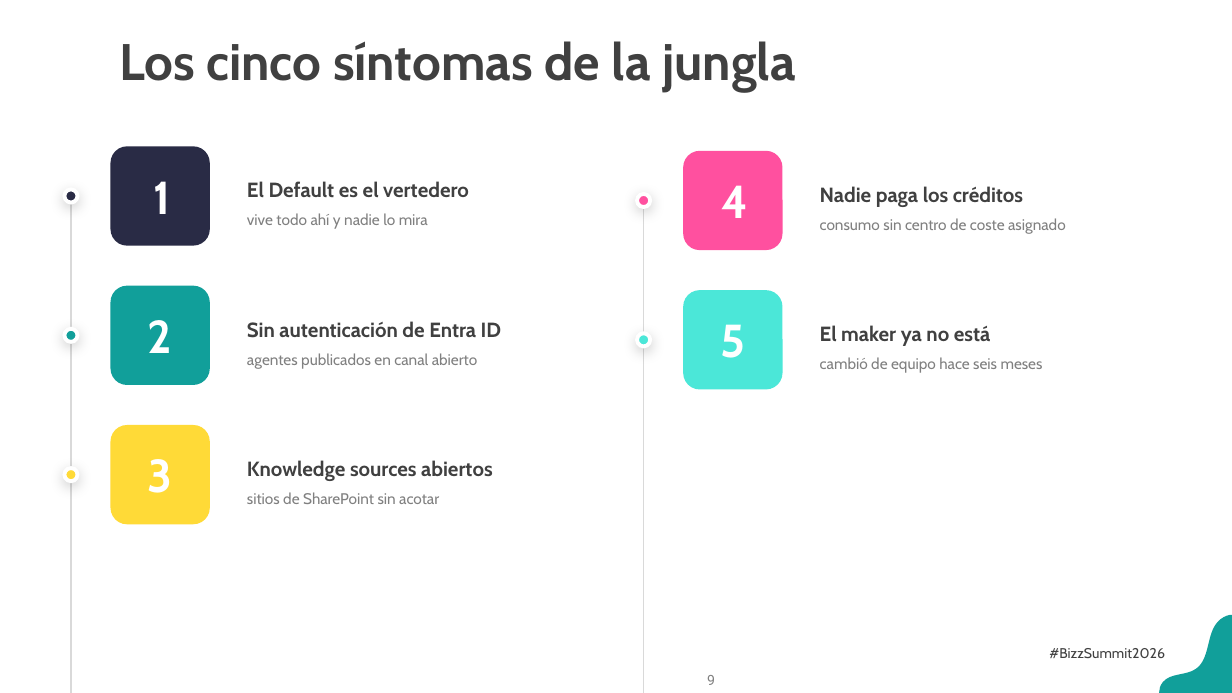
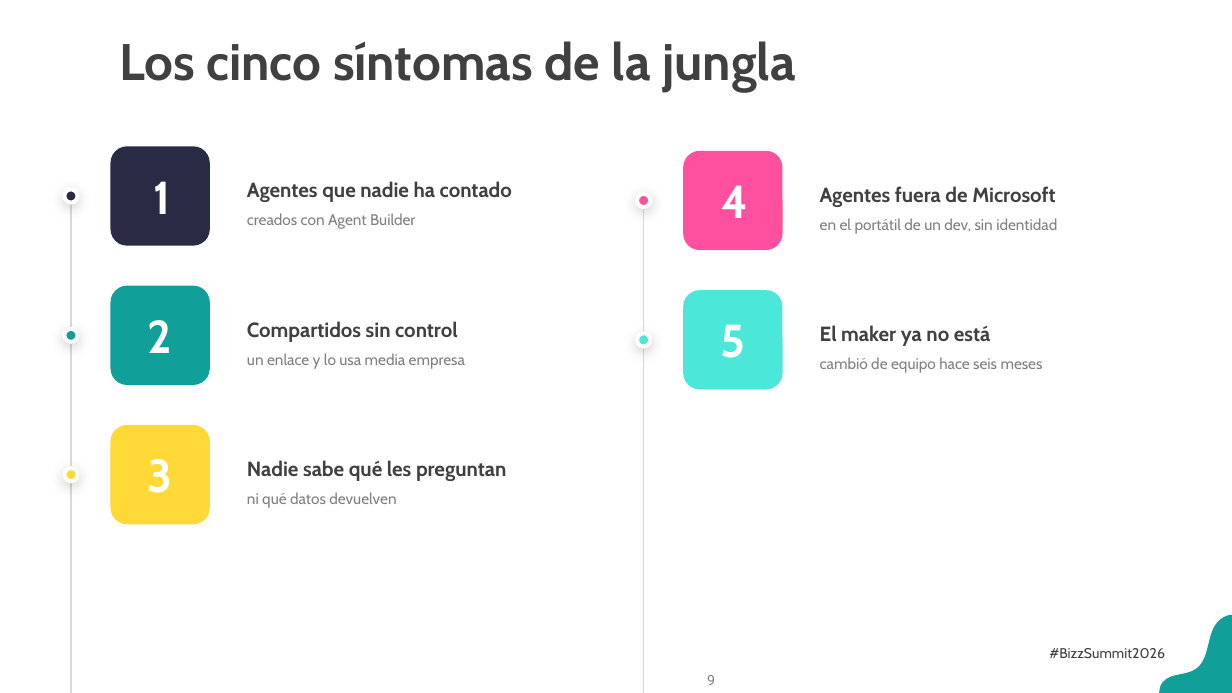
Before and after one commit to antoniosql/materiales-sesiones, a slide deck: slide 9 of BizzSummit/2026/01_trabajo/BizzSummit2026_De_la_jungla_al_control_plane.pptx. Drawn at 1232x693 pixels with LibreOffice and Linux fonts; fonts in the diff are those of the drawing; background and template pictures are left out. Boxes give left, top, right and bottom in pixels: in the first picture for what was removed or moved away, otherwise in the second. Text is boxed around its words. In the diff, an @@ line names an element or a change of style, - is before the commit and + after.

```diff
--- a/BizzSummit/2026/01_trabajo/BizzSummit2026_De_la_jungla_al_control_plane.pptx
+++ b/BizzSummit/2026/01_trabajo/BizzSummit2026_De_la_jungla_al_control_plane.pptx
@@ text at bbox=[247, 181, 512, 202]: text changed @@
-El Default es el vertedero
+Agentes que nadie ha contado
@@ text at bbox=[820, 186, 1055, 207]: text changed @@
-Nadie paga los créditos
+Agentes fuera de Microsoft
@@ text at bbox=[247, 213, 415, 229]: text changed @@
-vive todo ahí y nadie lo mira
+creados con Agent Builder
@@ text at bbox=[820, 218, 1057, 234]: text changed @@
-consumo sin centro de coste asignado
+en el portátil de un dev, sin identidad
@@ text at bbox=[247, 321, 458, 342]: text changed @@
-Sin autenticación de Entra ID
+Compartidos sin control
@@ text at bbox=[247, 353, 465, 369]: text changed @@
-agentes publicados en canal abierto
+un enlace y lo usa media empresa
@@ text at bbox=[247, 460, 506, 481]: text changed @@
-Knowledge sources abiertos
+Nadie sabe qué les preguntan
@@ text at bbox=[247, 492, 396, 508]: text changed @@
-sitios de SharePoint sin acotar
+ni qué datos devuelven
```
Also in this commit, not shown: 20 other slides changed, 13 other files.
